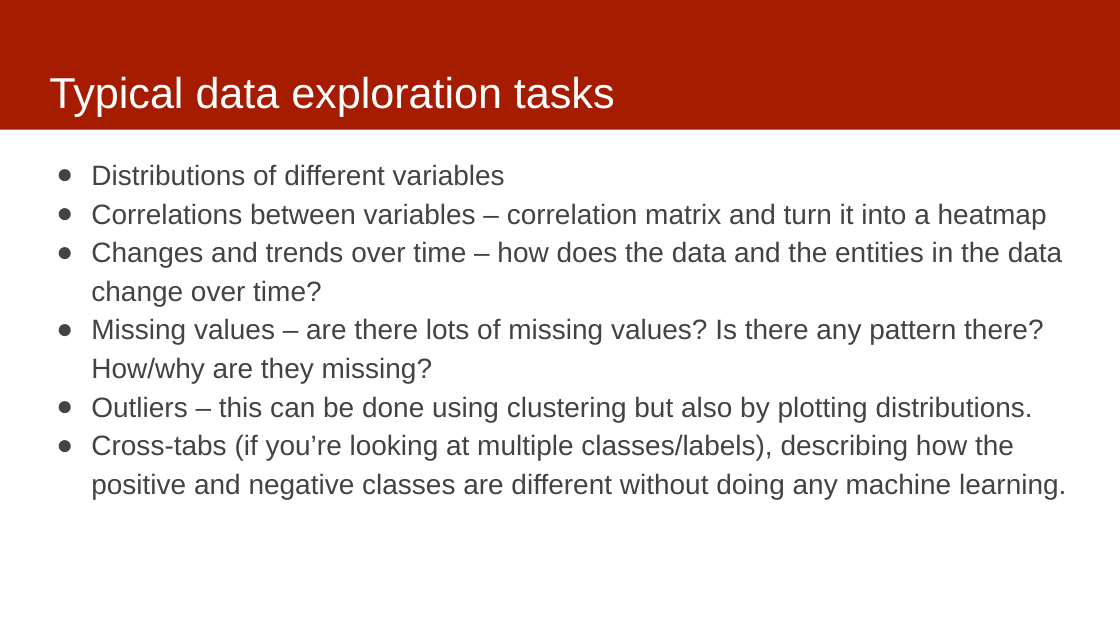
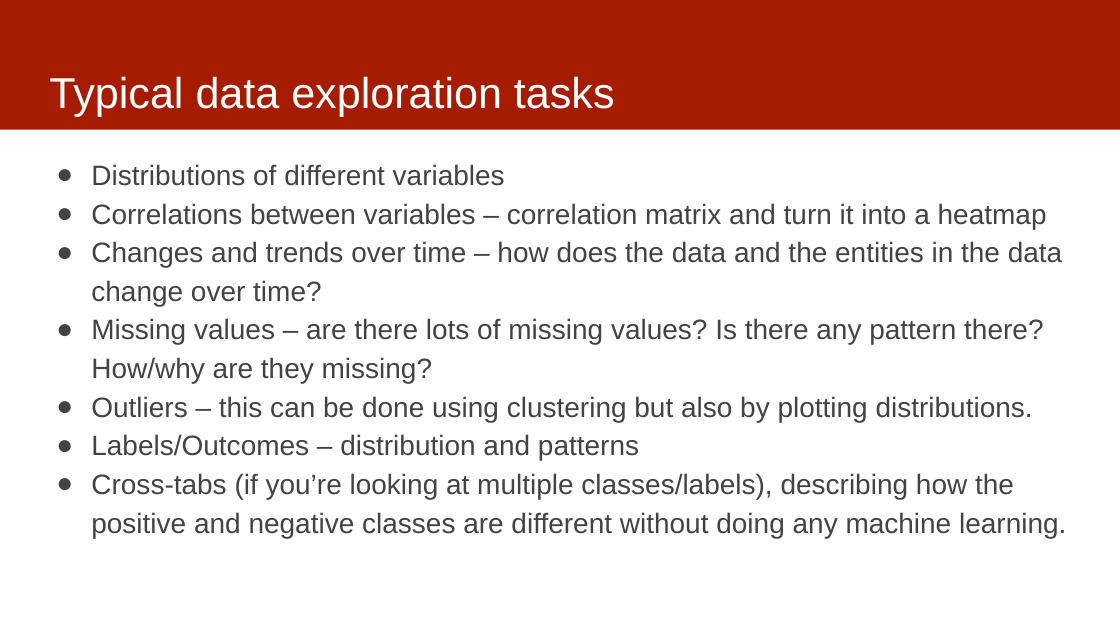
Before and after one commit to dssg/mlforpublicpolicylab, a slide deck: slide 7 of 03 - Data Exploration, Analytical Formulation, and Baselines/data-exploration.pptx. Drawn at 1120x630 pixels with LibreOffice and Linux fonts; fonts in the diff are those of the drawing. Boxes give left, top, right and bottom in pixels: in the first picture for what was removed or moved away, otherwise in the second. Text is boxed around its words. In the diff, an @@ line names an element or a change of style, - is before the commit and + after.

Commit message:
updated data

```diff
--- a/03 - Data Exploration, Analytical Formulation, and Baselines/data-exploration.pptx
+++ b/03 - Data Exploration, Analytical Formulation, and Baselines/data-exploration.pptx
@@ text at [91,434,639,460]: paragraph added @@
+● Labels/Outcomes – distribution and patterns
```
Also in this commit, not shown: 1 other slide changed.
